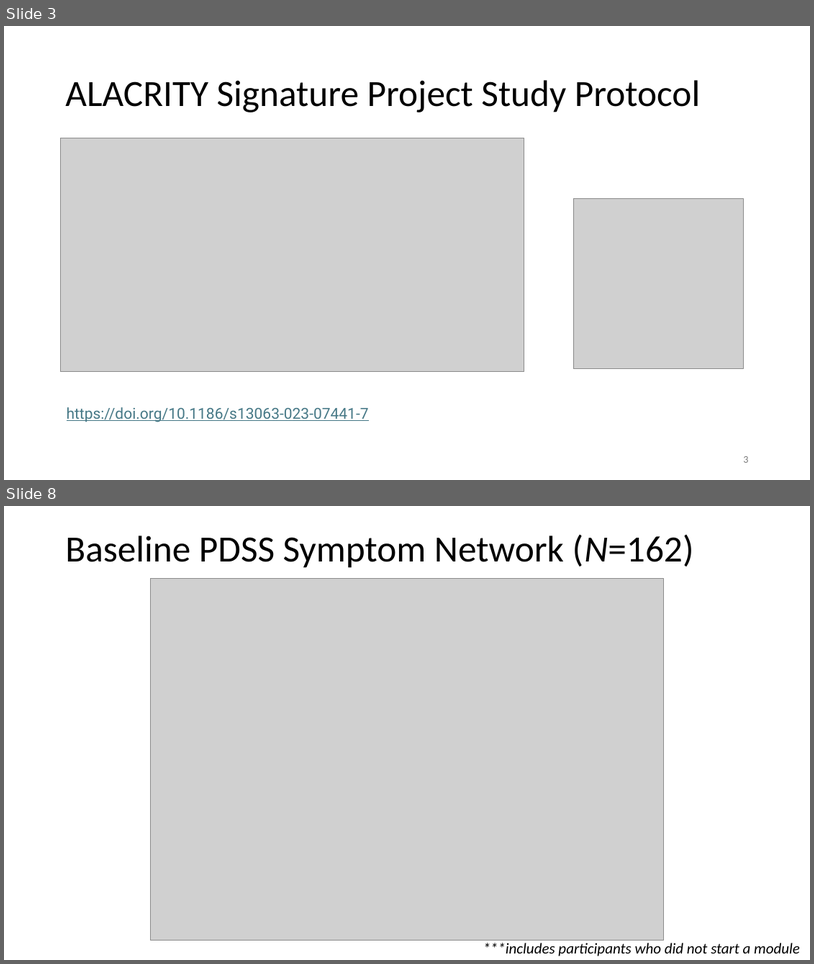
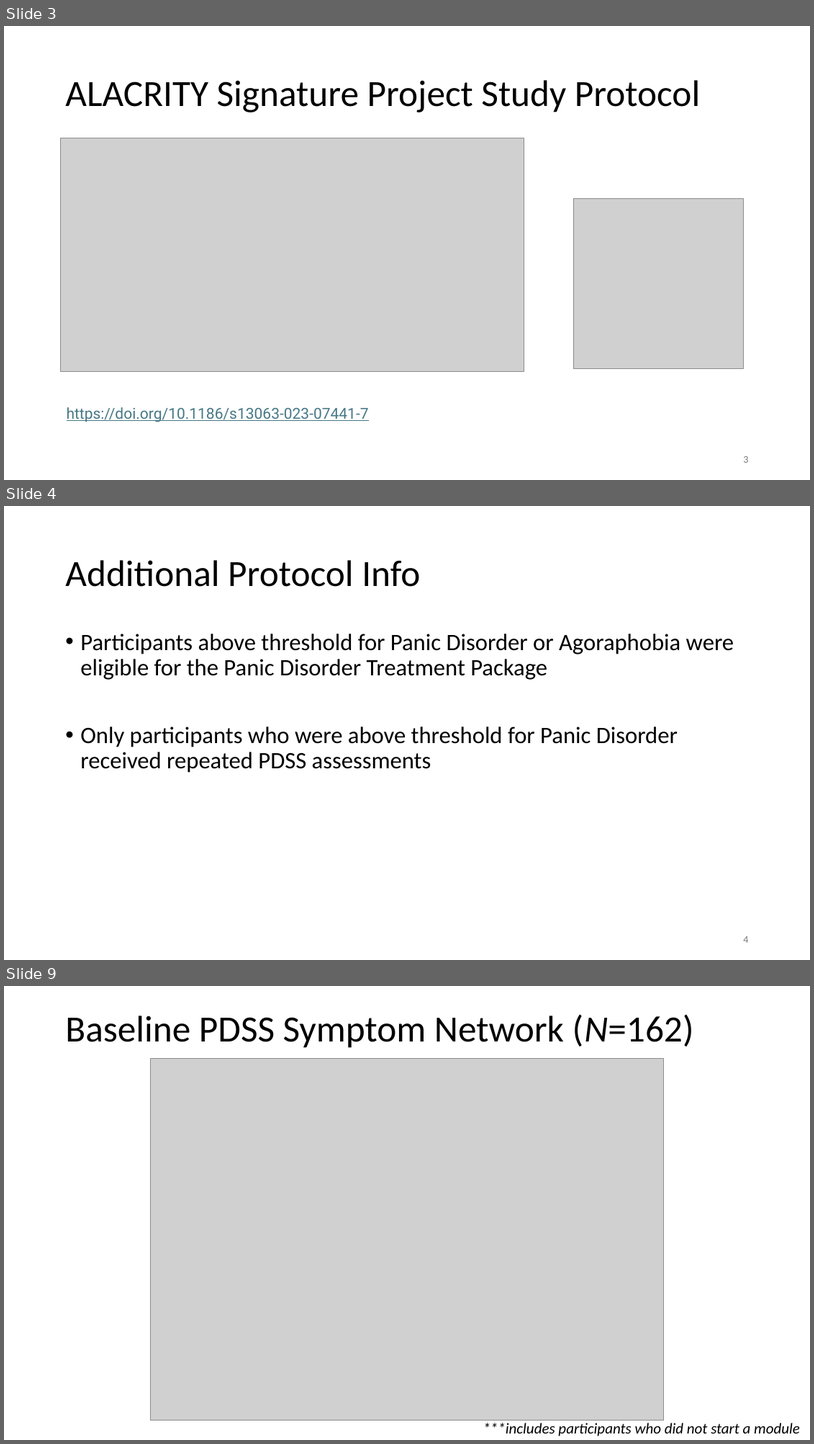
Before and after one commit to nchoukas/panicxrainfrog, a slide deck: PanicModelxRF_prelim_analyses.pptx. Shown one above the other, each under a label of ours: slides 3 and 8 before the commit, slides 3, 4 and 9 after it; the slides between them are not shown. The pictures are 814x964 and 814x1444 pixels, drawn with LibreOffice and Linux fonts; fonts in the diff are those of the drawing; grey boxes stand for pictures. Boxes give left, top, right and bottom in pixels: in the first picture for what was removed or moved away, otherwise in the second. Text is boxed around its words. In the diff, an @@ line names an element or a change of style, - is before the commit and + after.

```diff
--- a/PanicModelxRF_prelim_analyses.pptx
+++ b/PanicModelxRF_prelim_analyses.pptx
@@ slide 4 added at <box>4,506,810,960</box>, background #FFFFFF @@
@@ title added at <box>65,560,420,587</box>, 44 pt, text #000000 @@
+Additional Protocol Info
@@ text added at <box>80,633,734,772</box>, 28 pt, text #000000 @@
+• Participants above threshold for Panic Disorder or Agoraphobia were eligible for the Panic Disorder Treatment Package
+• Only participants who were above threshold for Panic Disorder received repeated PDSS assessments
@@ page number added at <box>743,936,748,942</box>, 12 pt, text #797979 @@
+4
@@ what was slide 8 is now slide 9 @@
```
Also in this commit, not shown: 7 slides changed, 5 other files.
